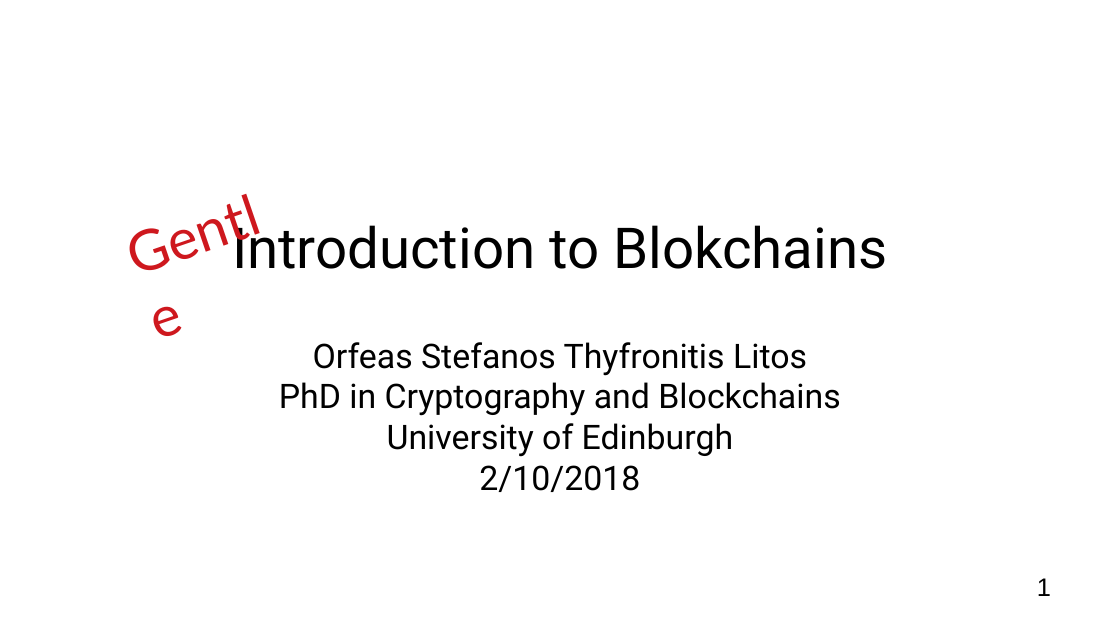
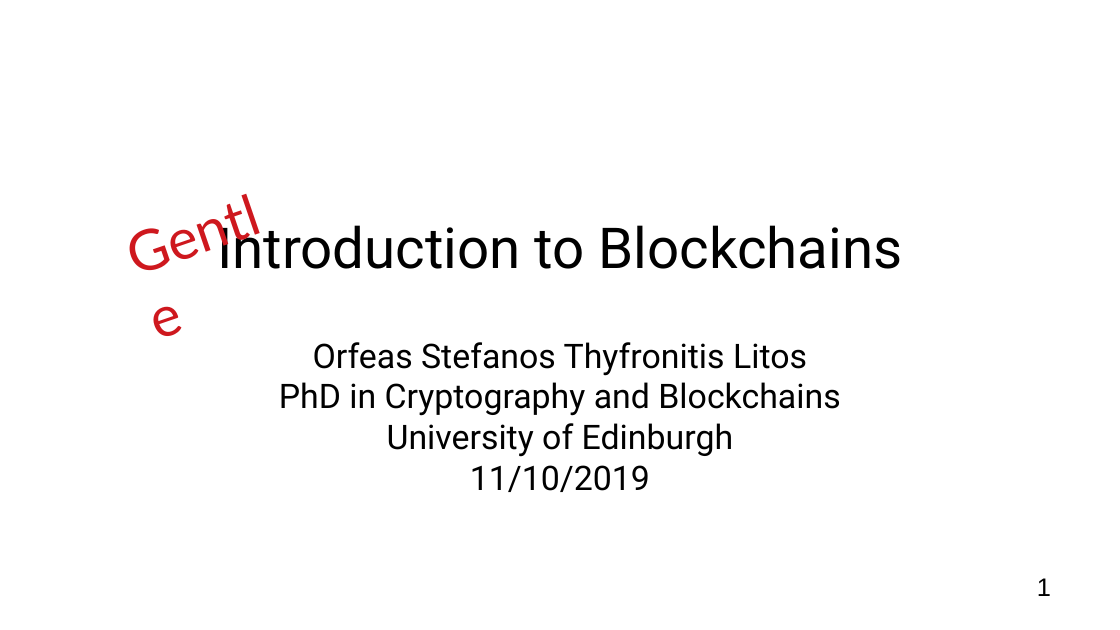
Before and after one commit to OrfeasLitos/blockchain_slides, a slide deck: slide 1 of presentation.odp. Drawn at 1120x630 pixels with LibreOffice and Linux fonts; fonts in the diff are those of the drawing; background and template pictures are left out. Boxes give left, top, right and bottom in pixels: in the first picture for what was removed or moved away, otherwise in the second. Text is boxed around its words. In the diff, an @@ line names an element or a change of style, - is before the commit and + after.

```diff
--- a/presentation.odp
+++ b/presentation.odp
@@ subtitle at [217, 217, 903, 269]: text changed @@
-Introduction to Blokchains
+Introduction to Blockchains
@@ subtitle at [470, 465, 650, 492]: text changed @@
-2/10/2018
+11/10/2019
```
Also in this commit, not shown: 2 other files.
